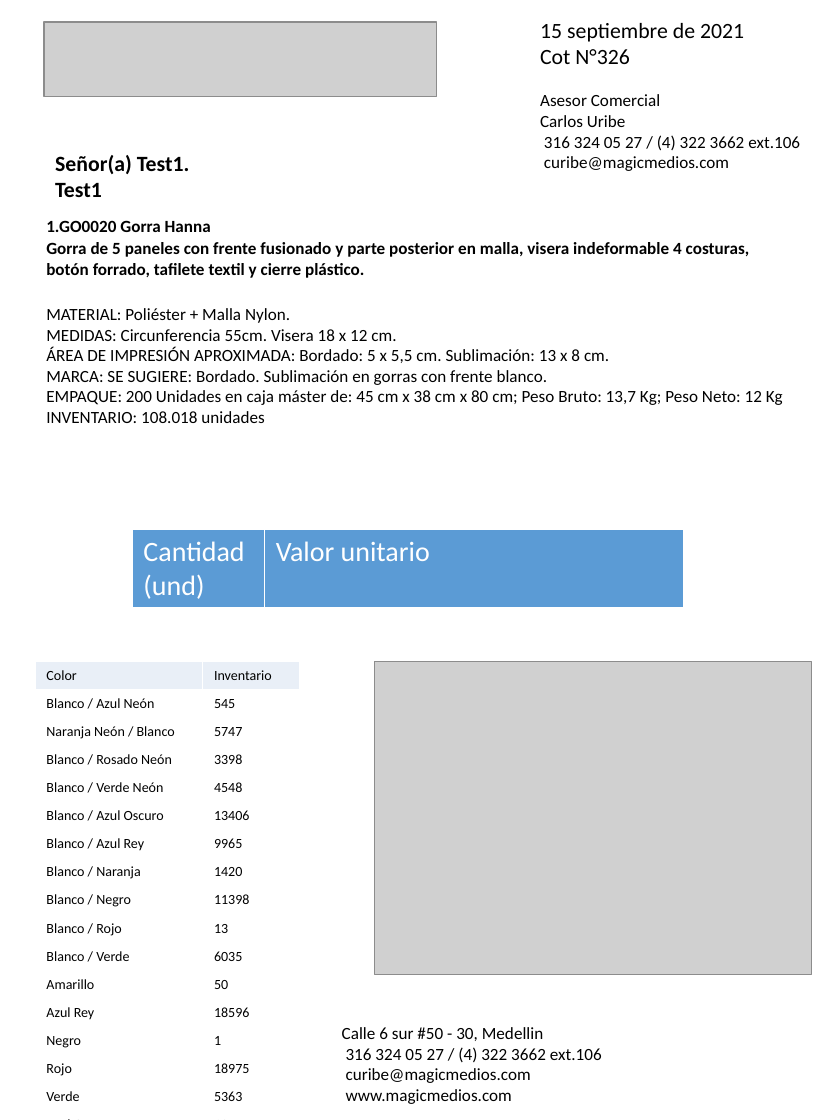
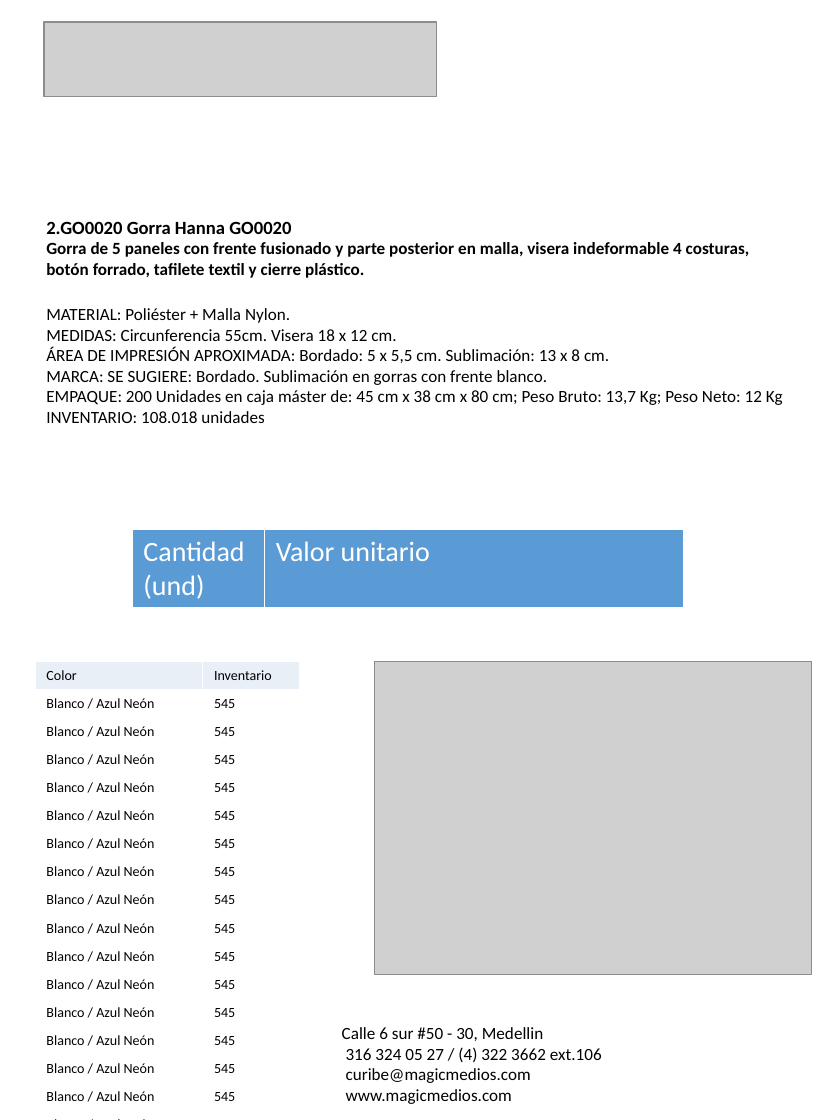
Before and after one commit to felipeospina21/MagicMedios, a slide deck: slide 2 of cotizaciones/cotización_Test1.pptx (slide 1 before the commit). Drawn at 840x1120 pixels with LibreOffice and Linux fonts; fonts in the diff are those of the drawing; grey boxes stand for pictures. Boxes give left, top, right and bottom in pixels: in the first picture for what was removed or moved away, otherwise in the second. Text is boxed around its words. In the diff, an @@ line names an element or a change of style, - is before the commit and + after.

```diff
--- a/cotizaciones/cotización_Test1.pptx
+++ b/cotizaciones/cotización_Test1.pptx
@@ text removed at (x1=540, y1=23, x2=800, y2=171) @@
-15 septiembre de 2021
-Cot N°326
-Asesor Comercial
-Carlos Uribe
-316 324 05 27 / (4) 322 3662 ext.106
-curibe@magicmedios.com
@@ text removed at (x1=55, y1=155, x2=190, y2=197) @@
-Señor(a) Test1.
-Test1
@@ text at (x1=46, y1=221, x2=291, y2=234): text changed; size 11 to 12 pt @@
-1.GO0020 Gorra Hanna
+2.GO0020 Gorra Hanna GO0020
@@ table at (x1=35, y1=662, x2=300, y2=1105) @@
-row 3, column 1: Naranja Neón / Blanco
+row 3, column 1: Blanco / Azul Neón
-row 3, column 2: 5747
+row 3, column 2: 545
-row 4, column 1: Blanco / Rosado Neón
+row 4, column 1: Blanco / Azul Neón
-row 4, column 2: 3398
+row 4, column 2: 545
-row 5, column 1: Blanco / Verde Neón
+row 5, column 1: Blanco / Azul Neón
-row 5, column 2: 4548
+row 5, column 2: 545
-row 6, column 1: Blanco / Azul Oscuro
+row 6, column 1: Blanco / Azul Neón
-row 6, column 2: 13406
+row 6, column 2: 545
-row 7, column 1: Blanco / Azul Rey
+row 7, column 1: Blanco / Azul Neón
-row 7, column 2: 9965
+row 7, column 2: 545
-row 8, column 1: Blanco / Naranja
+row 8, column 1: Blanco / Azul Neón
-row 8, column 2: 1420
+row 8, column 2: 545
-row 9, column 1: Blanco / Negro
+row 9, column 1: Blanco / Azul Neón
-row 9, column 2: 11398
+row 9, column 2: 545
-row 10, column 1: Blanco / Rojo
+row 10, column 1: Blanco / Azul Neón
-row 10, column 2: 13
+row 10, column 2: 545
-row 11, column 1: Blanco / Verde
+row 11, column 1: Blanco / Azul Neón
-row 11, column 2: 6035
+row 11, column 2: 545
-row 12, column 1: Amarillo
+row 12, column 1: Blanco / Azul Neón
-row 12, column 2: 50
+row 12, column 2: 545
-row 13, column 1: Azul Rey
+row 13, column 1: Blanco / Azul Neón
-row 13, column 2: 18596
+row 13, column 2: 545
-row 14, column 1: Negro
+row 14, column 1: Blanco / Azul Neón
-row 14, column 2: 1
+row 14, column 2: 545
-row 15, column 1: Rojo
+row 15, column 1: Blanco / Azul Neón
-row 15, column 2: 18975
+row 15, column 2: 545
-row 16, column 1: Verde
+row 16, column 1: Blanco / Azul Neón
-row 16, column 2: 5363
+row 16, column 2: 545
-row 17, column 1: Azul Oscuro
+row 17, column 1: Blanco / Azul Neón
-row 17, column 2: 12
+row 17, column 2: 545
-row 18, column 1: Naranja
+row 18, column 1: Blanco / Azul Neón
-row 18, column 2: 8546
+row 18, column 2: 545
```
Also in this commit, not shown: 2 slides added, 8 other files.
